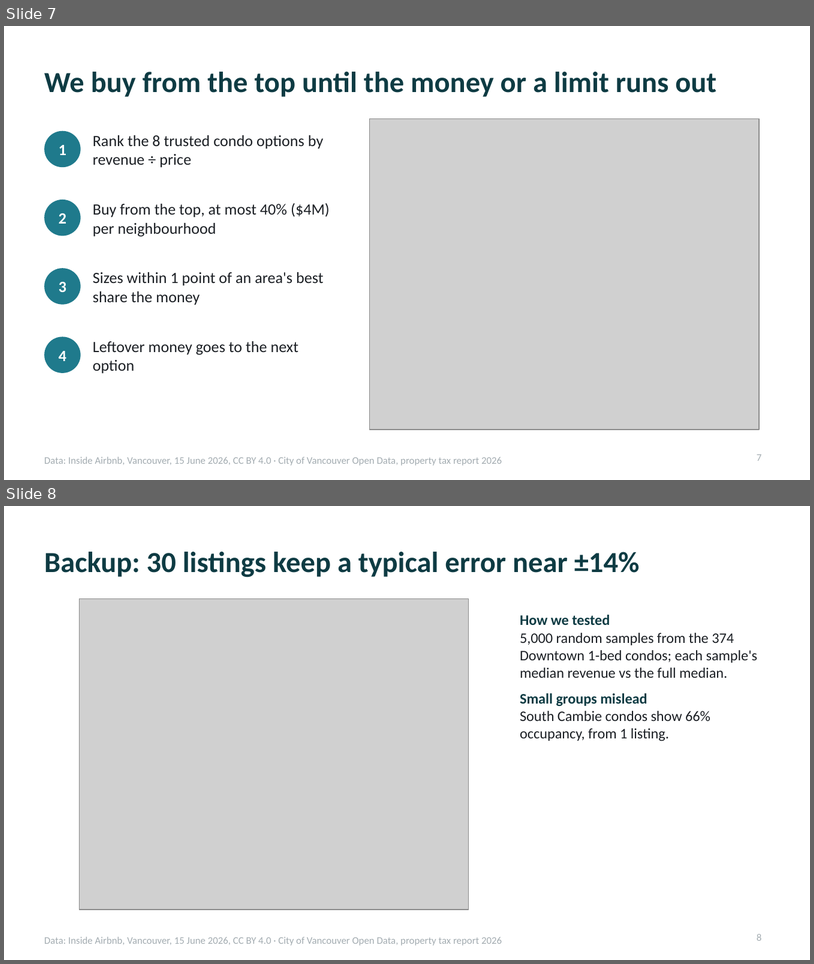
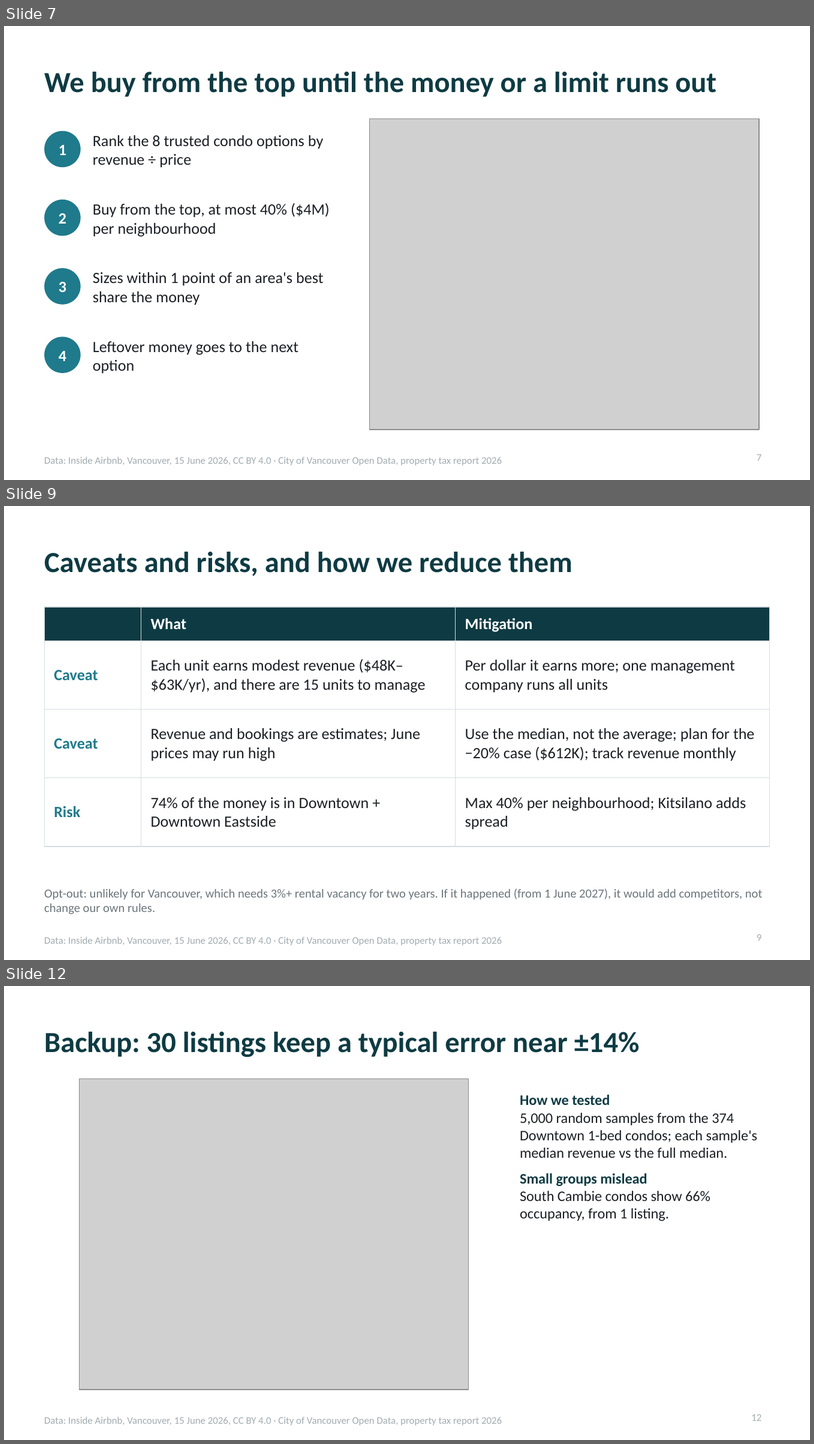
Before and after one commit to 2005yoheiUBC/datajam-2026, a slide deck: analysis/presentation/ddd_pitch_simple.pptx. Shown one above the other, each under a label of ours: slides 7 and 8 before the commit, slides 7, 9 and 12 after it; the slides between them are not shown. The pictures are 814x964 and 814x1444 pixels, drawn with LibreOffice and Linux fonts; fonts in the diff are those of the drawing; grey boxes stand for pictures. Boxes give left, top, right and bottom in pixels: in the first picture for what was removed or moved away, otherwise in the second. Text is boxed around its words. In the diff, an @@ line names an element or a change of style, - is before the commit and + after.

```diff
--- a/analysis/presentation/ddd_pitch_simple.pptx
+++ b/analysis/presentation/ddd_pitch_simple.pptx
@@ slide 9 added at bbox=[4, 506, 810, 960], background #FFFFFF; not listed: 1 template element that a slide beside it also shows @@
@@ title added at bbox=[44, 552, 573, 576], 26 pt, text #0E3B43, bold @@
+Caveats and risks, and how we reduce them
@@ table added at bbox=[44, 607, 770, 832], 4 rows, 3 columns @@
+ | What | Mitigation
+Caveat | Each unit earns modest revenue ($48K–$63K/yr), and there are 15 units to manage | Per dollar it earns more; one management company runs all units
+Caveat | Revenue and bookings are estimates; June prices may run high | Use the median, not the average; plan for the −20% case ($612K); track revenue monthly
+Risk | 74% of the money is in Downtown + Downtown Eastside | Max 40% per neighbourhood; Kitsilano adds spread
@@ text added at bbox=[44, 888, 763, 914], 11 pt, text #6B757B @@
+Opt-out: unlikely for Vancouver, which needs 3%+ rental vacancy for two years. If it happened (from 1 June 2027), it would add competitors, not change our own rules.
@@ page number added at bbox=[757, 934, 762, 940], 9 pt, text #A3ACB1 @@
+9
@@ what was slide 8 is now slide 12 @@
@@ page number at bbox=[752, 1414, 762, 1420]: text changed @@
-8
+12
```
Also in this commit, not shown: 4 slides changed, 3 other slides added, 5 other files.
